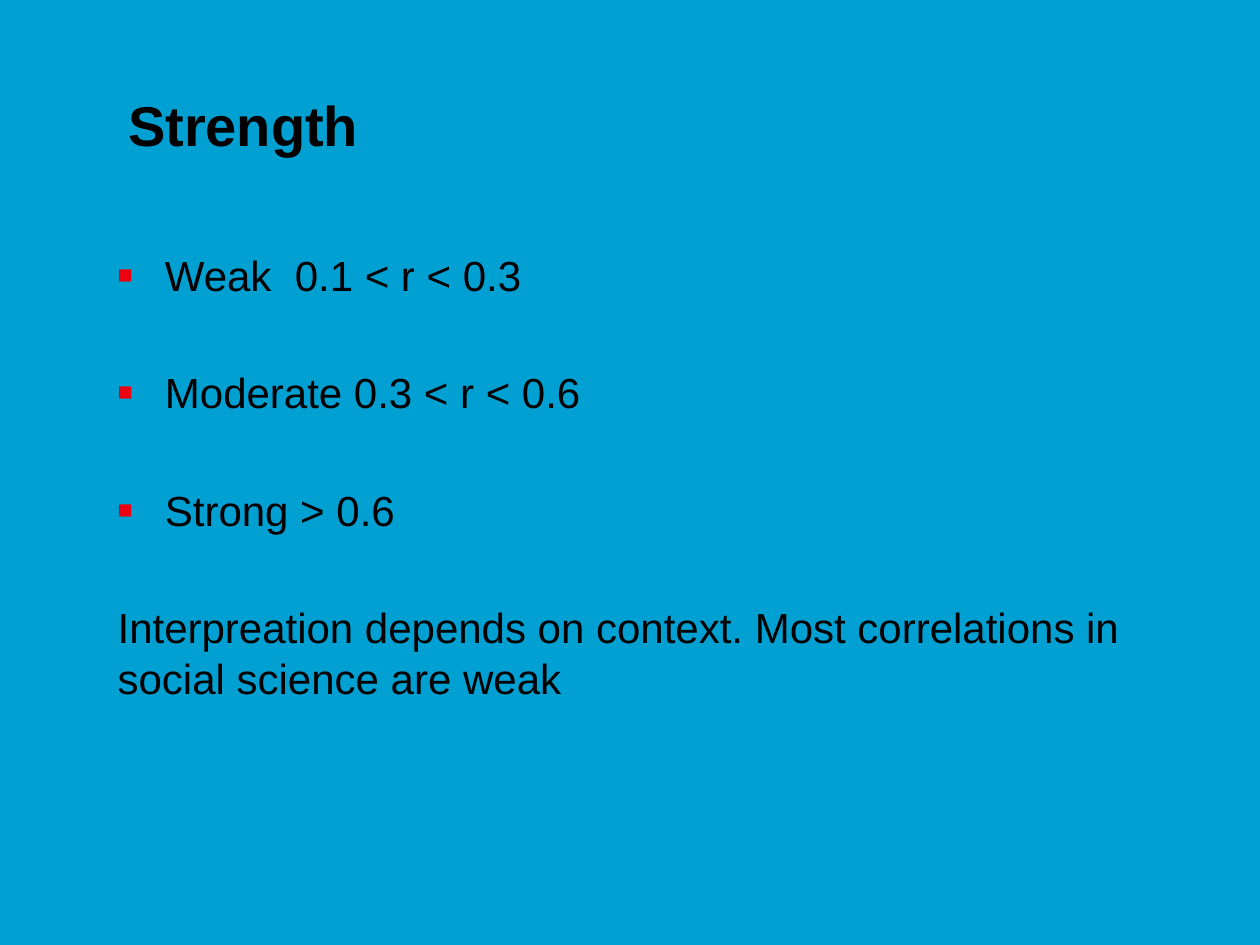
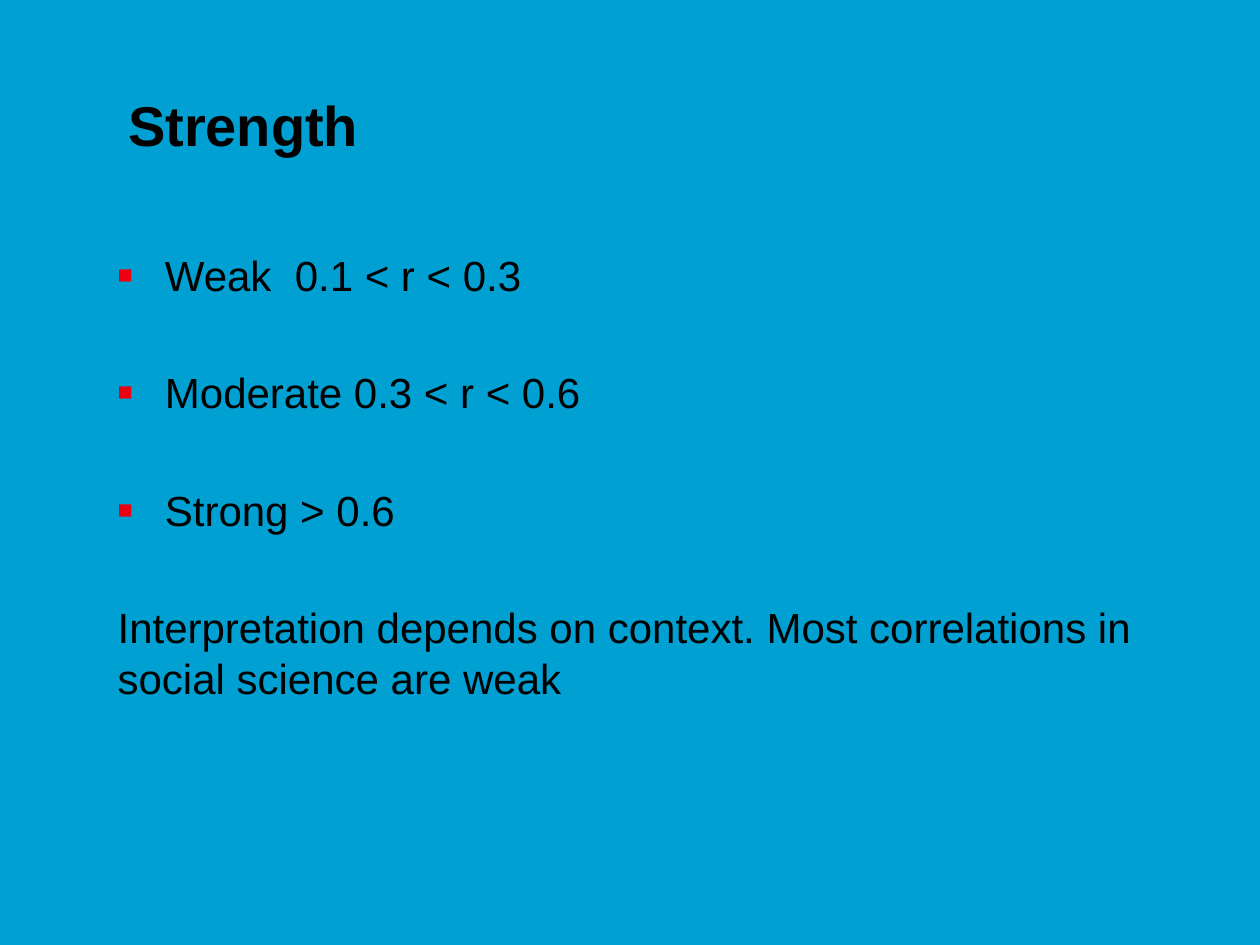
Before and after one commit to jonasmoons/data-driven-learning, a slide deck: slide 13 of slides/ddl-w5l1.pptx (slide 12 before the commit). Drawn at 1260x945 pixels with LibreOffice and Linux fonts; fonts in the diff are those of the drawing; background and template pictures are left out. Boxes give left, top, right and bottom in pixels: in the first picture for what was removed or moved away, otherwise in the second. Text is boxed around its words. In the diff, an @@ line names an element or a change of style, - is before the commit and + after.

```diff
--- a/slides/ddl-w5l1.pptx
+++ b/slides/ddl-w5l1.pptx
@@ text at bbox=[118, 612, 1131, 695]: text changed @@
-Interpreation depends on context. Most correlations in social science are weak
+Interpretation depends on context. Most correlations in social science are weak
```
Also in this commit, not shown: 6 other slides changed, 7 slides added, 2 slides removed.
